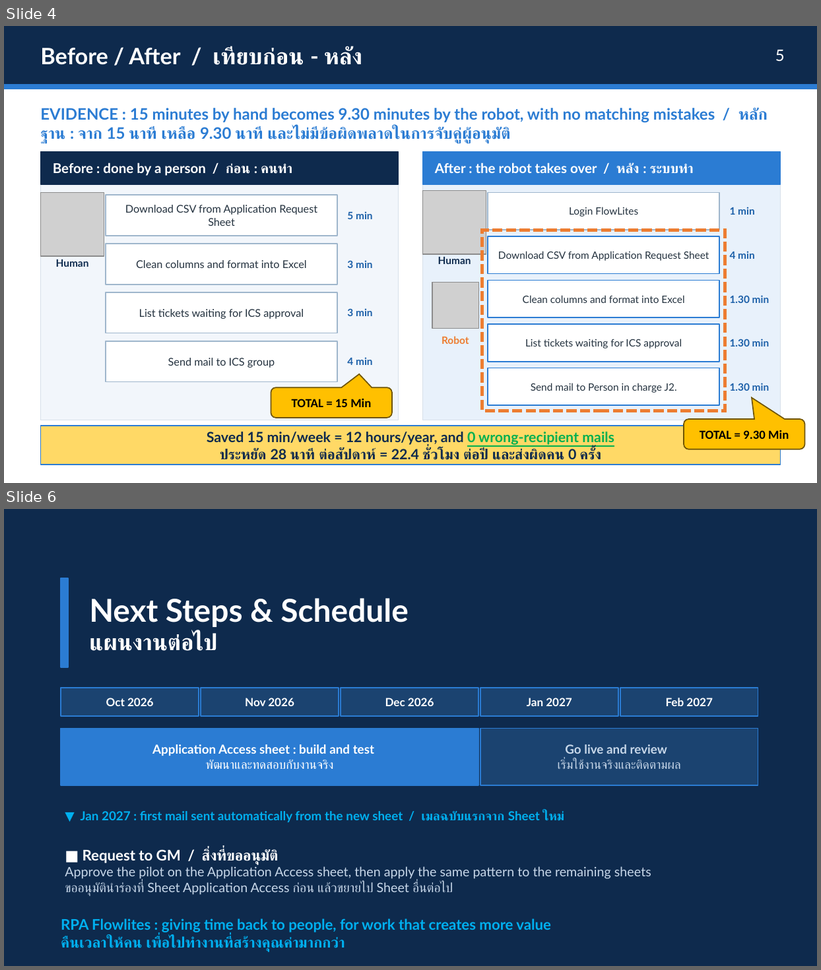
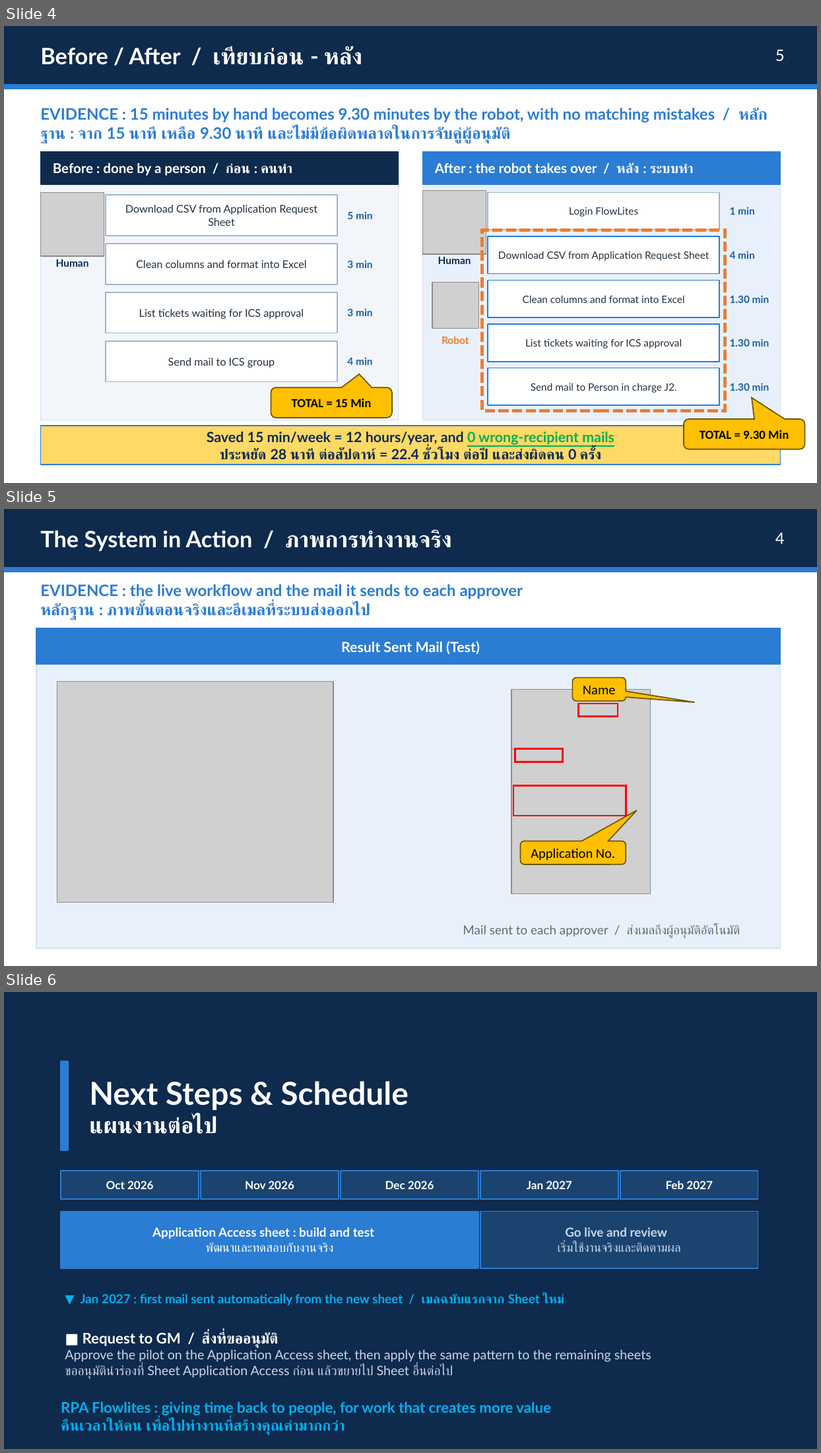
Before and after one commit to wantanaiCS/Intensive-Re, a slide deck: RPA_Follow_Flowlites.pptx. Shown one above the other, each under a label of ours: slides 4 and 6 before the commit, slides 4, 5 and 6 after it; the slides between them are not shown. The pictures are 821x970 and 821x1453 pixels, drawn with LibreOffice and Linux fonts; fonts in the diff are those of the drawing; grey boxes stand for pictures. Boxes give left, top, right and bottom in pixels: in the first picture for what was removed or moved away, otherwise in the second. Text is boxed around its words. In the diff, an @@ line names an element or a change of style, - is before the commit and + after.

```diff
--- a/RPA_Follow_Flowlites.pptx
+++ b/RPA_Follow_Flowlites.pptx
@@ slide 5 added at <box>4,509,817,966</box>, background #FFFFFF @@
@@ rectangle added at <box>4,509,817,568</box>, fill #0E2A4D, outline #0E2A4D 1 pt @@
@@ text added at <box>40,529,452,551</box>, 20 pt, text #FFFFFF, bold @@
+The System in Action / ภาพการทำงานจริง
@@ text added at <box>776,532,785,544</box>, 14 pt, text #FFFFFF @@
+4
@@ rectangle added at <box>4,568,817,572</box>, fill #2B7CD3, outline #2B7CD3 1 pt @@
@@ text added at <box>40,584,523,620</box>, 14 pt, text #2B7CD3, bold @@
+EVIDENCE : the live workflow and the mail it sends to each approver
+หลักฐาน : ภาพขั้นตอนจริงและอีเมลที่ระบบส่งออกไป
@@ rectangle added at <box>36,628,781,949</box>, fill #E8F1FB, outline #D7E0EA 1 pt @@
@@ rectangle added at <box>36,628,781,664</box>, fill #2B7CD3, outline #2B7CD3 1 pt @@
@@ text added at <box>341,641,480,654</box>, 12.5 pt, text #FFFFFF, bold @@
+Result Sent Mail (Test)
@@ text added at <box>36,648,174,665</box>, 12.5 pt, text #FFFFFF, bold @@
+Automation workflow
@@ picture added at <box>57,681,333,902</box> @@
@@ rounded speech box added at <box>572,678,626,702</box>, fill #FFC000, outline #705400 1 pt, 12 pt, text #000000 @@
+Name
@@ group added at <box>512,690,650,894</box>: 3 rectangles, 1 picture @@
@@ rounded speech box added at <box>520,842,626,865</box>, fill #FFC000, outline #705400 1 pt, 12 pt, text #000000 @@
+Application No.
@@ text added at <box>463,925,740,939</box>, 11 pt, text #5B6B7C @@
+Mail sent to each approver / ส่งเมลถึงผู้อนุมัติอัตโนมัติ
```
Also in this commit, not shown: 1 slide changed, 1 other slide added, 1 slide removed.
